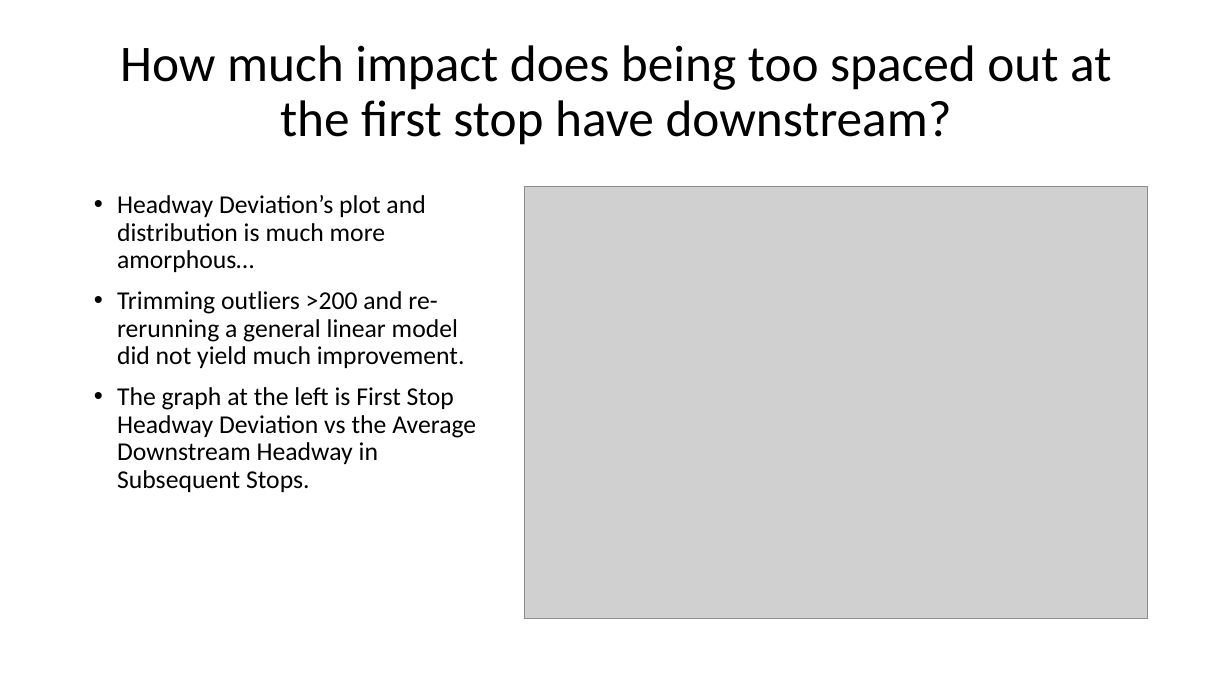
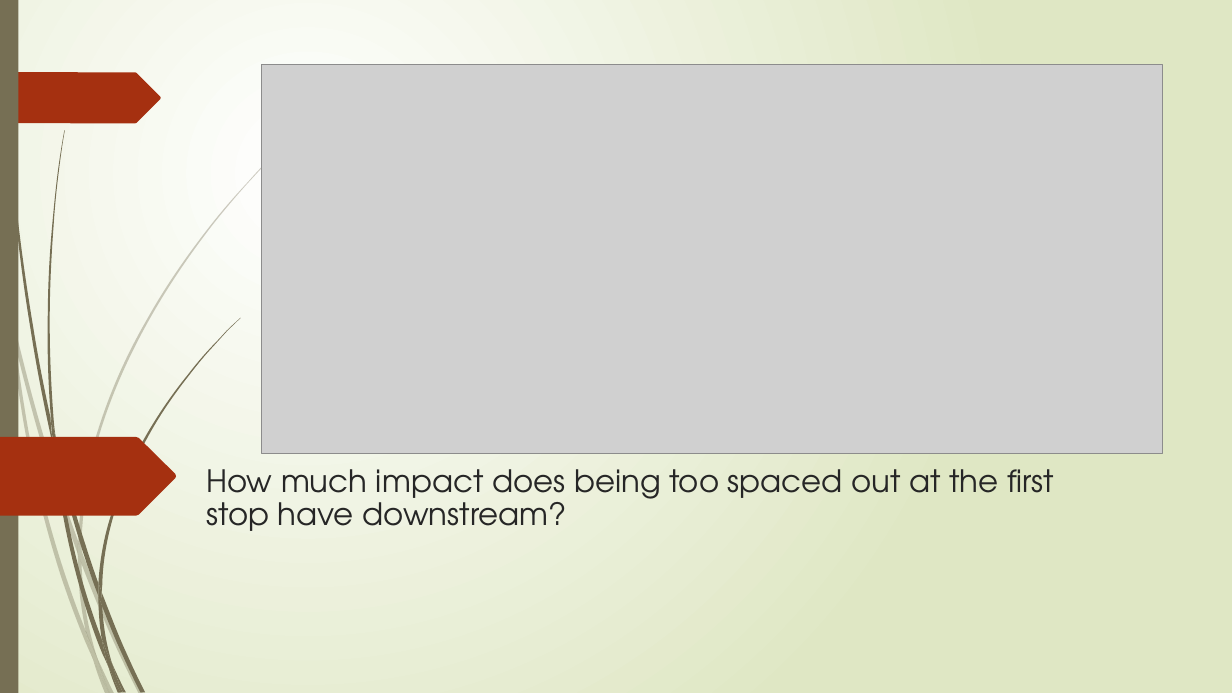
Before and after one commit to nss-data-science-cohort-7/wego-boooleans, a slide deck: slide 6 of Q1_wego.pptx (slide 5 before the commit). Drawn at 1232x693 pixels with LibreOffice and Linux fonts; fonts in the diff are those of the drawing; grey boxes stand for pictures. Boxes give left, top, right and bottom in pixels: in the first picture for what was removed or moved away, otherwise in the second. Text is boxed around its words. In the diff, an @@ line names an element or a change of style, - is before the commit and + after.

```diff
--- a/Q1_wego.pptx
+++ b/Q1_wego.pptx
@@ background #FFFFFF to gradient #FFFFFF to #DFE8C4 @@
@@ rectangle added at bbox=[0, 0, 18, 693], fill #766F54 @@
@@ freeform shape added at bbox=[0, 72, 161, 123], fill #A53010 @@
@@ picture: place and size @@
-picture at bbox=[525, 187, 1148, 618]
+picture at bbox=[262, 64, 1163, 454]
@@ text removed at bbox=[117, 195, 476, 492] @@
-• Headway Deviation’s plot and distribution is much more amorphous…
-• Trimming outliers >200 and re-rerunning a general linear model did not yield much improvement.
-• The graph at the left is First Stop Headway Deviation vs the Average Downstream Headway in Subsequent Stops.
@@ freeform shape added at bbox=[0, 437, 177, 516], fill #A53010 @@
@@ title "How much impact does being ...": place and size @@
-title "How much impact does being ..." at bbox=[120, 45, 1111, 145]
+title "How much impact does being ..." at bbox=[206, 469, 1054, 531]
@@ title "How much impact does being ..." at bbox=[206, 469, 1054, 531]: size 40 to 24 pt, font Calibri to TeX Gyre Adventor, text colour #000000 to #262626; alignment centre to left; vertical alignment middle to bottom @@
@@ group added at bbox=[0, 141, 288, 693]: 10 freeform shapes @@
@@ group added at bbox=[0, 141, 288, 693]: 10 freeform shapes @@
@@ group added at bbox=[3, 0, 240, 693]: 12 freeform shapes @@
```
Also in this commit, not shown: 6 other slides changed, 1 slide added.
